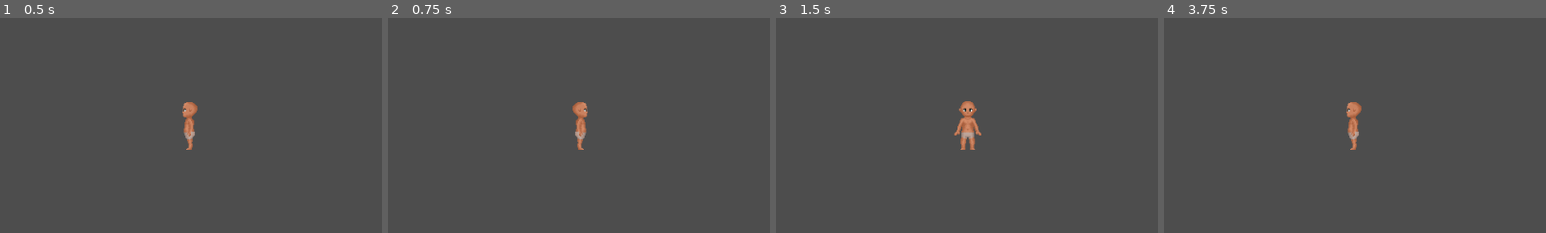
Above: before the commit, frames 1-4 (left to right).
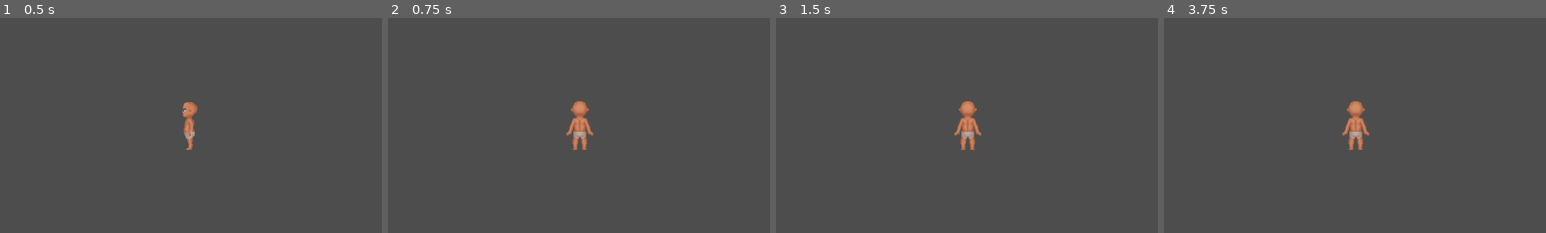
Above: after the commit, the same moments.

Repository: OtterStyles/Woodentale
Game: Godot game, scene res://Scene/TestHub.tscn
Same seed, same stepped clock (60 frames per second), same inputs: the game is played once before the commit and once after it.
Inputs (mouse positions are % of the whole screen's width and height, from its top left):
- Up to frame 1 (0.5 s): no input
- Up to frame 2 (0.75 s): tap Enter at 0.5 s; move the mouse to (72, 45) at 0.52 s; press the mouse at (72, 45) at 0.53 s; hold D (right) from 0.53 s (still down)
- Up to frame 3 (1.5 s): tap Space at 1.25 s; move the mouse to (30, 55) at 1.27 s; release D (right) at 1.28 s; release the mouse at (30, 55) at 1.28 s; hold S (down) from 1.28 s (still down); click (30, 55) at 1.35 s
- Up to frame 4 (3.75 s): tap Enter at 2, 3.5 s; move the mouse to (60, 28) at 2.02 s; release S (down) at 2.03 s; press the mouse at (60, 28) at 2.03 s; hold D (right) 2.03-2.78 s; tap Space at 2.75 s; move the mouse to (45, 70) at 2.77 s; release the mouse at (45, 70) at 2.78 s; hold W (up) 2.78-3.53 s; click (45, 70) at 2.85 s; move the mouse to (80, 65) at 3.52 s; press the mouse at (80, 65) at 3.53 s; hold A (left) from 3.53 s (still down)
The pictures show only the part of the screen within x 25-75%, y 19-69%; the shares and areas given below are measured in that part.

Frame 1 is identical in both runs. In frame 2, 0.6% of the frame differs, in the area x 46-54%, y 38-62%; in frame 3, less than 0.1%; in frame 4, 0.7%.

Commit message:
Changed Playernaimationhandler

Diff:
--- a/Woodentale/PreFab/Player.tscn
+++ b/Woodentale/PreFab/Player.tscn
@@ -5,6 +5,45 @@
 [ext_resource type="PackedScene" uid="uid://csqsmt2ap7qo6" path="res://PreFab/Utilities/hurtbox.tscn" id="3_mpqox"]
 [ext_resource type="PackedScene" uid="uid://cy28ijqj4v7b4" path="res://PreFab/Utilities/hitbox.tscn" id="4_ld7ar"]
 
+[sub_resource type="Animation" id="Animation_5org2"]
+length = 0.001
+tracks/0/type = "value"
+tracks/0/imported = false
+tracks/0/enabled = true
+tracks/0/path = NodePath("Collision/Hitbox/CollisionShape2D:disabled")
+tracks/0/interp = 1
+tracks/0/loop_wrap = true
+tracks/0/keys = {
+"times": PackedFloat32Array(0),
+"transitions": PackedFloat32Array(1),
+"update": 0,
+"values": [true]
+}
+tracks/1/type = "value"
+tracks/1/imported = false
+tracks/1/enabled = true
+tracks/1/path = NodePath("Collision/Hitbox:rotation")
+tracks/1/interp = 1
+tracks/1/loop_wrap = true
+tracks/1/keys = {
+"times": PackedFloat32Array(0),
+"transitions": PackedFloat32Array(1),
+"update": 0,
+"values": [1.5708]
+}
+tracks/2/type = "value"
+tracks/2/imported = false
+tracks/2/enabled = true
+tracks/2/path = NodePath("Collision/Hitbox:position")
+tracks/2/interp = 1
+tracks/2/loop_wrap = true
+tracks/2/keys = {
+"times": PackedFloat32Array(0),
+"transitions": PackedFloat32Array(1),
+"update": 0,
+"values": [Vector2(-25, -5)]
+}
+
 [sub_resource type="Animation" id="23"]
 resource_name = "idle_DOWN"
 step = 1.0
@@ -176,8 +215,8 @@
 "values": [Vector2(0, 0)]
 }
 
-[sub_resource type="Animation" id="Animation_2c8pe"]
-resource_name = "work_UP"
+[sub_resource type="Animation" id="Animation_wx7va"]
+resource_name = "work_DOWN"
 tracks/0/type = "value"
 tracks/0/imported = false
 tracks/0/enabled = true
@@ -200,7 +239,7 @@
 "times": PackedFloat32Array(0),
 "transitions": PackedFloat32Array(1),
 "update": 0,
-"values": [Vector2(0, -20)]
+"values": [Vector2(0, 12)]
 }
 tracks/2/type = "value"
 tracks/2/imported = false
@@ -215,8 +254,8 @@
 "values": [0.0]
 }
 
-[sub_resource type="Animation" id="Animation_wx7va"]
-resource_name = "work_DOWN"
+[sub_resource type="Animation" id="Animation_417go"]
+resource_name = "work_LEFT"
 tracks/0/type = "value"
 tracks/0/imported = false
 tracks/0/enabled = true
@@ -239,7 +278,7 @@
 "times": PackedFloat32Array(0),
 "transitions": PackedFloat32Array(1),
 "update": 0,
-"values": [Vector2(0, 12)]
+"values": [Vector2(-25, -5)]
 }
 tracks/2/type = "value"
 tracks/2/imported = false
@@ -251,11 +290,11 @@
 "times": PackedFloat32Array(0),
 "transitions": PackedFloat32Array(1),
 "update": 0,
-"values": [0.0]
-}
-
-[sub_resource type="Animation" id="Animation_417go"]
-resource_name = "work_LEFT"
+"values": [1.5708]
+}
+
+[sub_resource type="Animation" id="Animation_67f5q"]
+resource_name = "work_RIGHT"
 tracks/0/type = "value"
 tracks/0/imported = false
 tracks/0/enabled = true
@@ -278,7 +317,7 @@
 "times": PackedFloat32Array(0),
 "transitions": PackedFloat32Array(1),
 "update": 0,
-"values": [Vector2(-25, -5)]
+"values": [Vector2(25, -5)]
 }
 tracks/2/type = "value"
 tracks/2/imported = false
@@ -293,8 +332,8 @@
 "values": [1.5708]
 }
 
-[sub_resource type="Animation" id="Animation_67f5q"]
-resource_name = "work_RIGHT"
+[sub_resource type="Animation" id="Animation_2c8pe"]
+resource_name = "work_UP"
 tracks/0/type = "value"
 tracks/0/imported = false
 tracks/0/enabled = true
@@ -317,7 +356,7 @@
 "times": PackedFloat32Array(0),
 "transitions": PackedFloat32Array(1),
 "update": 0,
-"values": [Vector2(25, -5)]
+"values": [Vector2(0, -20)]
 }
 tracks/2/type = "value"
 tracks/2/imported = false
@@ -329,46 +368,7 @@
 "times": PackedFloat32Array(0),
 "transitions": PackedFloat32Array(1),
 "update": 0,
-"values": [1.5708]
-}
-
-[sub_resource type="Animation" id="Animation_5org2"]
-length = 0.001
-tracks/0/type = "value"
-tracks/0/imported = false
-tracks/0/enabled = true
-tracks/0/path = NodePath("Collision/Hitbox/CollisionShape2D:disabled")
-tracks/0/interp = 1
-tracks/0/loop_wrap = true
-tracks/0/keys = {
-"times": PackedFloat32Array(0),
-"transitions": PackedFloat32Array(1),
-"update": 0,
-"values": [true]
-}
-tracks/1/type = "value"
-tracks/1/imported = false
-tracks/1/enabled = true
-tracks/1/path = NodePath("Collision/Hitbox:rotation")
-tracks/1/interp = 1
-tracks/1/loop_wrap = true
-tracks/1/keys = {
-"times": PackedFloat32Array(0),
-"transitions": PackedFloat32Array(1),
-"update": 0,
-"values": [1.5708]
-}
-tracks/2/type = "value"
-tracks/2/imported = false
-tracks/2/enabled = true
-tracks/2/path = NodePath("Collision/Hitbox:position")
-tracks/2/interp = 1
-tracks/2/loop_wrap = true
-tracks/2/keys = {
-"times": PackedFloat32Array(0),
-"transitions": PackedFloat32Array(1),
-"update": 0,
-"values": [Vector2(-25, -5)]
+"values": [0.0]
 }
 
 [sub_resource type="AnimationLibrary" id="AnimationLibrary_xxcig"]
@@ -464,20 +464,21 @@
 blend_point_3/pos = Vector2(-1, 0)
 min_space = Vector2(-1, -1.1)
 max_space = Vector2(1, 1.1)
-
-[sub_resource type="AnimationNodeStateMachineTransition" id="AnimationNodeStateMachineTransition_etbe3"]
+blend_mode = 1
+
+[sub_resource type="AnimationNodeStateMachineTransition" id="AnimationNodeStateMachineTransition_123fq"]
 
 [sub_resource type="AnimationNodeStateMachine" id="6"]
 states/Attacking/node = SubResource("AnimationNodeBlendSpace2D_lpeyy")
 states/Attacking/position = Vector2(301.043, 208.267)
 states/Idle/node = SubResource("17")
-states/Idle/position = Vector2(-49.6243, 208.667)
-states/Start/position = Vector2(-198.667, 208.114)
+states/Idle/position = Vector2(-49.6243, 205.926)
+states/Start/position = Vector2(-177.667, 208.267)
 states/Walking/node = SubResource("2")
 states/Walking/position = Vector2(117.889, 208.326)
 states/Working/node = SubResource("3")
 states/Working/position = Vector2(300.806, 113)
-transitions = ["Start", "Idle", SubResource("AnimationNodeStateMachineTransition_etbe3")]
+transitions = ["Start", "Idle", SubResource("AnimationNodeStateMachineTransition_123fq")]
 graph_offset = Vector2(-387.624, -21.688)
 
 [sub_resource type="AnimationNodeStateMachinePlayback" id="16"]
@@ -547,5 +548,7 @@
 shape = SubResource("CapsuleShape2D_n7abs")
 disabled = true
 
+[connection signal="animation_finished" from="Animation/AnimationPlayer" to="." method="_on_animation_player_animation_finished"]
+
 [editable path="Collision/hurtbox"]
 [editable path="Collision/Hitbox"]
--- a/Woodentale/Skripts/Player.gd
+++ b/Woodentale/Skripts/Player.gd
@@ -12,7 +12,12 @@
 var SPEED = 0
 var sprint = 1
 const animationsName = ['Working','Walking','Idle']
-
+var animationStates: = {
+	'Idle': 0,
+	'Walking': 1,
+	'Working': 2
+}
+var animationHandler = 0
 
 func _process(delta) -> void:
 	calculateStats()
@@ -26,7 +31,7 @@
 	sprint = 1
 	if Input.is_action_pressed("sprint"):
 		sprint = SPEED_SPRINT_MULT
-	if Input.is_action_just_pressed("work"):
+	if Input.is_action_pressed("work"):
 		handleWorkMovement()
 
 func handleMovement(axis: Vector2, delta: float) -> void:
@@ -36,15 +41,14 @@
 		applyMovement(axis * ACCELERATION * delta)
 		applyFrictionOnUnsuedAxis(axis, FRICTION*delta)
 
-
 func applyMovement(acceleration: Vector2):
-	$Animation/AnimationTree.get("parameters/playback").travel("Walking")
+	handleAnimations("Walking")
 	velocity += acceleration
 	velocity.x = clamp(velocity.x, -SPEED*sprint, SPEED*sprint)
 	velocity.y = clamp(velocity.y, -SPEED*sprint*0.8, SPEED*sprint*0.8)
 
 func applyFriction(friction: float) -> void:
-	$Animation/AnimationTree.get("parameters/playback").travel("Idle")
+	handleAnimations("Idle")
 	if velocity.length() > friction:
 		velocity -= velocity.normalized() * friction
 	else:
@@ -64,13 +68,19 @@
 			velocity.y = Vector2.ZERO.y
 		return
 
-func handleAnimation(direction: Vector2) -> void:
+func changeBlendPositions(direction: Vector2) -> void:
 	for param in animationsName:
 		$Animation/AnimationTree.set("parameters/"+param+"/blend_position", direction)
 
 func handleWorkMovement() -> void:
-	$Animation/AnimationTree.get("parameters/playback").travel("Working")
+	handleAnimations("Working")
 	velocity = Vector2.ZERO
+
+func handleAnimations(changePostionTo: String) -> void:
+	if animationHandler != 2:
+		$Animation/AnimationTree.get("parameters/playback").travel(changePostionTo)
+		animationHandler = animationStates.get(changePostionTo)
+
 
 func calculateStats() -> void:
 	SPEED = (SPEED_DEFAULT + SPEEDABS) * SPEEDPERC
@@ -80,5 +90,11 @@
 	direction.x = int(Input.is_action_pressed("right")) - int(Input.is_action_pressed("left"))
 	direction.y = int(Input.is_action_pressed("down")) - int(Input.is_action_pressed("up"))
 	if direction != Vector2.ZERO:
-		handleAnimation(direction)
+		changeBlendPositions(direction)
 	return direction.normalized()
+
+
+
+func _on_animation_player_animation_finished(anim_name):
+	if animationHandler == animationStates.get(anim_name):
+		animationHandler = 0;
